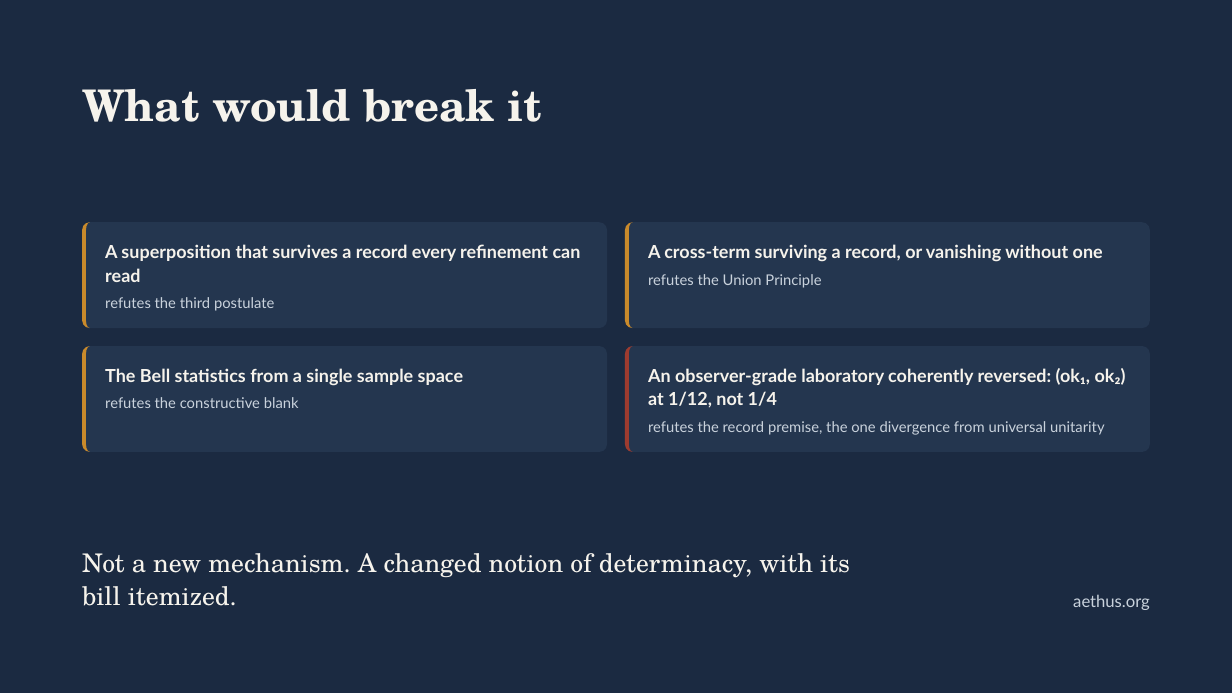
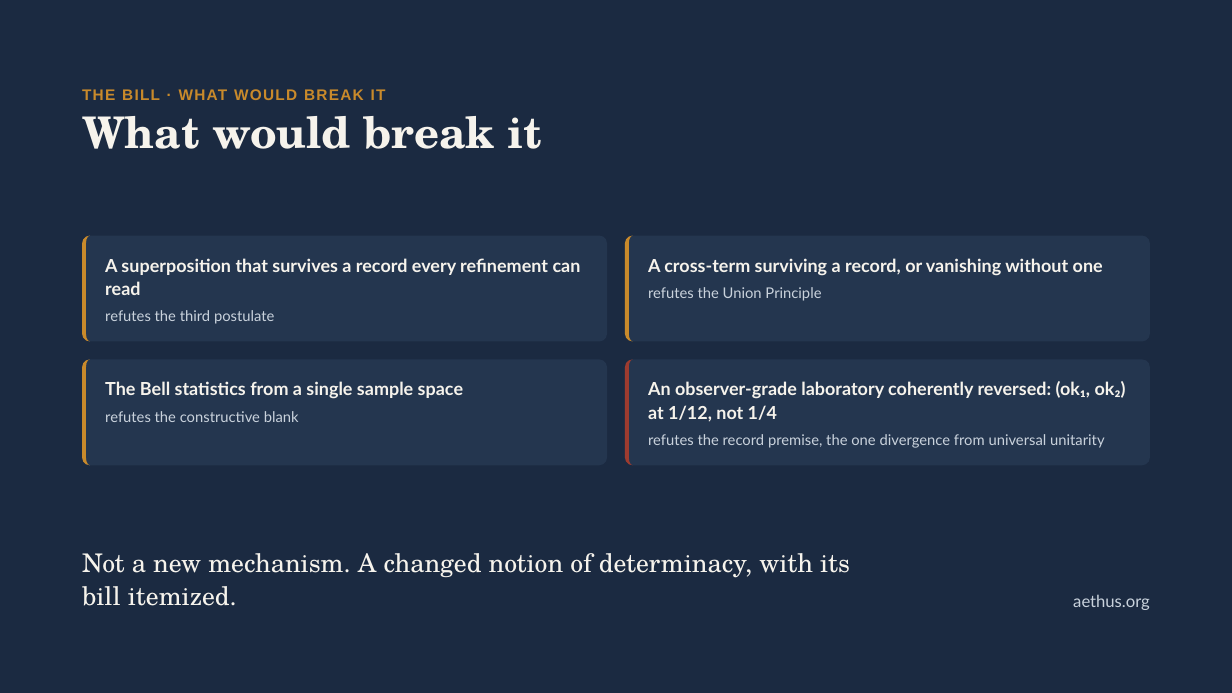
Before and after one commit to brunchwnewton/aethic-code, a slide deck: slide 17 of files/slides/aethic_reasoning_15_mins/Aethic Reasoning in 15 Minutes.pptx (slide 15 before the commit). Drawn at 1232x693 pixels with LibreOffice and Linux fonts; fonts in the diff are those of the drawing. Boxes give left, top, right and bottom in pixels: in the first picture for what was removed or moved away, otherwise in the second. Text is boxed around its words. In the diff, an @@ line names an element or a change of style, - is before the commit and + after.

```diff
--- a/files/slides/aethic_reasoning_15_mins/Aethic Reasoning in 15 Minutes.pptx
+++ b/files/slides/aethic_reasoning_15_mins/Aethic Reasoning in 15 Minutes.pptx
@@ text added at bbox=[82, 89, 386, 100], 12 pt, text #C98A2B, bold @@
+THE BILL · WHAT WOULD BREAK IT
@@ title "What would break it": place and size @@
-title "What would break it" at bbox=[82, 89, 542, 122]
+title "What would break it" at bbox=[82, 116, 542, 149]
@@ 8 texts, 4 rounded rectangles, 4 freeform shapes: place and size @@
-8 texts, 4 rounded rectangles, 4 freeform shapes at bbox=[82, 223, 1150, 453]
+8 texts, 4 rounded rectangles, 4 freeform shapes at bbox=[82, 236, 1150, 466]
```
Also in this commit, not shown: 13 other slides changed, 2 slides added, 3 other files.
